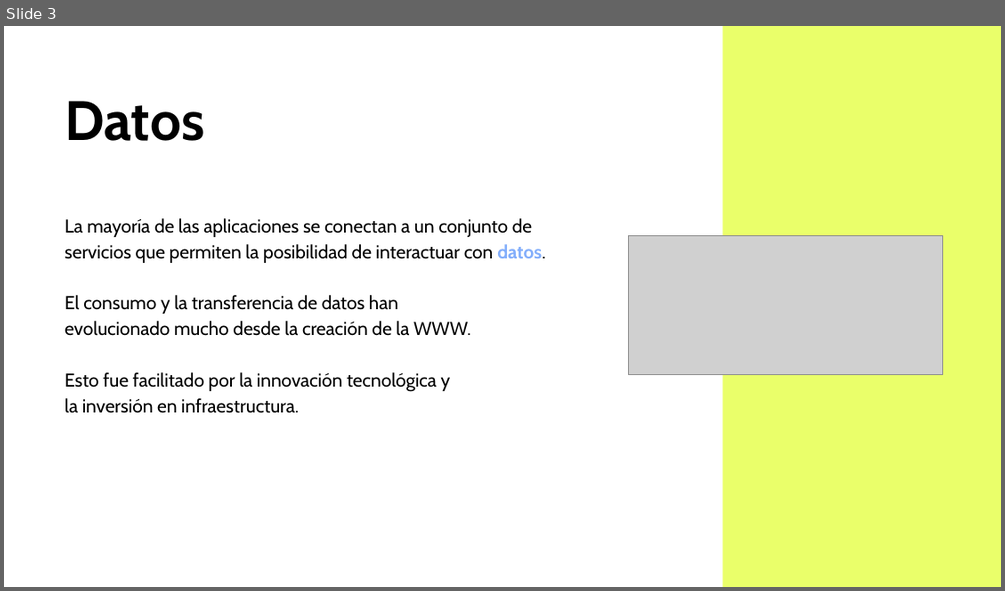
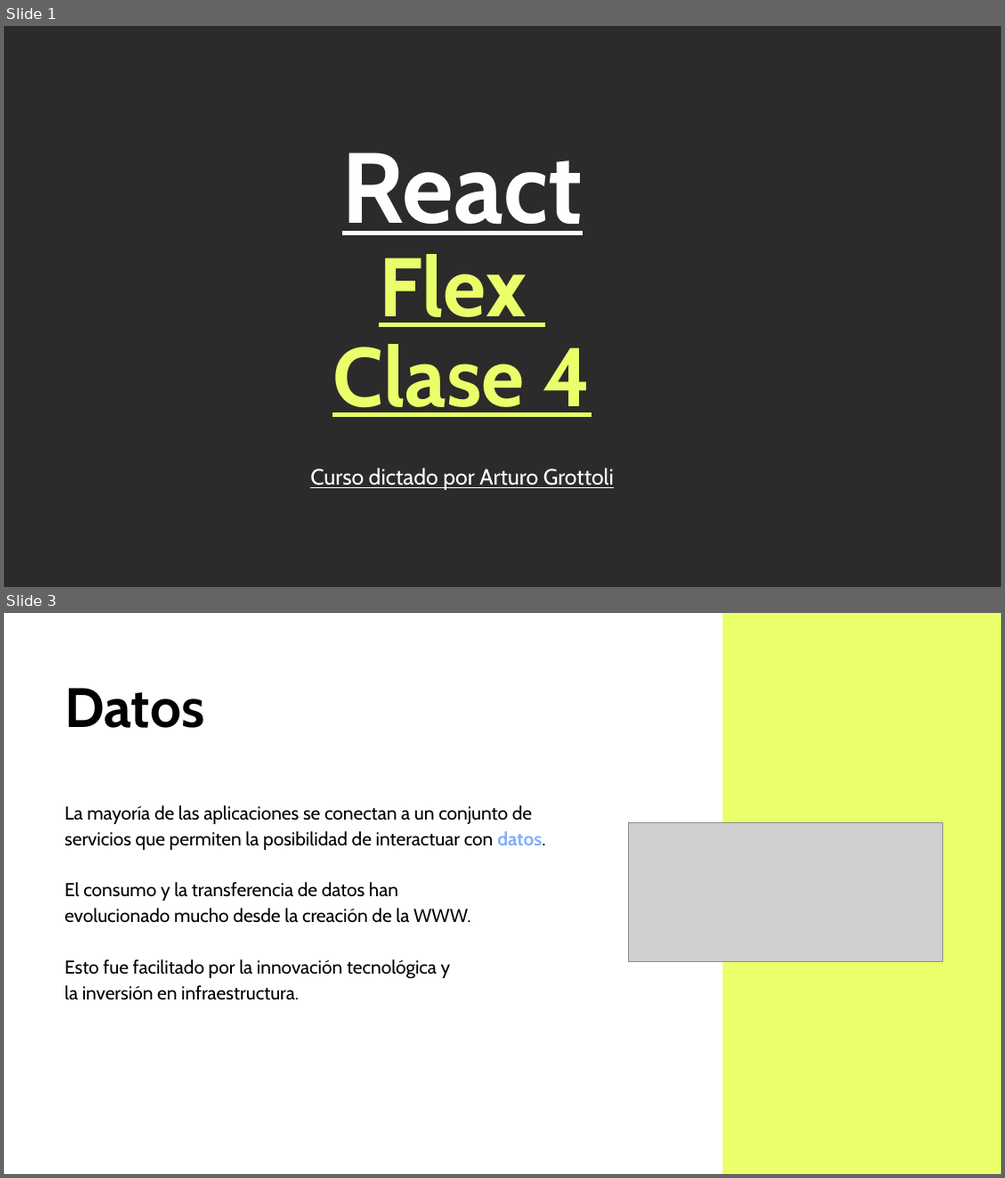
Before and after one commit to Arturogrottoli/Project-React-Js, a slide deck: Clase04/React 4 v.end.pptx. Shown one above the other, each under a label of ours: slide 3 before the commit, slides 1 and 3 after it; the slides between them are not shown. The pictures are 1005x591 and 1005x1178 pixels, drawn with LibreOffice and Linux fonts; fonts in the diff are those of the drawing; grey boxes stand for pictures; background and template pictures are left out; a plain dark background stands for a picture behind light text. Boxes give left, top, right and bottom in pixels: in the first picture for what was removed or moved away, otherwise in the second. Text is boxed around its words. In the diff, an @@ line names an element or a change of style, - is before the commit and + after.

Commit message:
Clase 4b

```diff
--- a/Clase04/React 4 v.end.pptx
+++ b/Clase04/React 4 v.end.pptx
@@ slide 1 added at (4,26,1001,587), background picture (left out) @@
@@ text added at (310,152,614,490), 16 pt, text #FFFFFF, underline @@
+React
+Flex
+Clase 4
+Curso dictado por Arturo Grottoli
```
Also in this commit, not shown: 2 other slides added, 2 slides removed.
